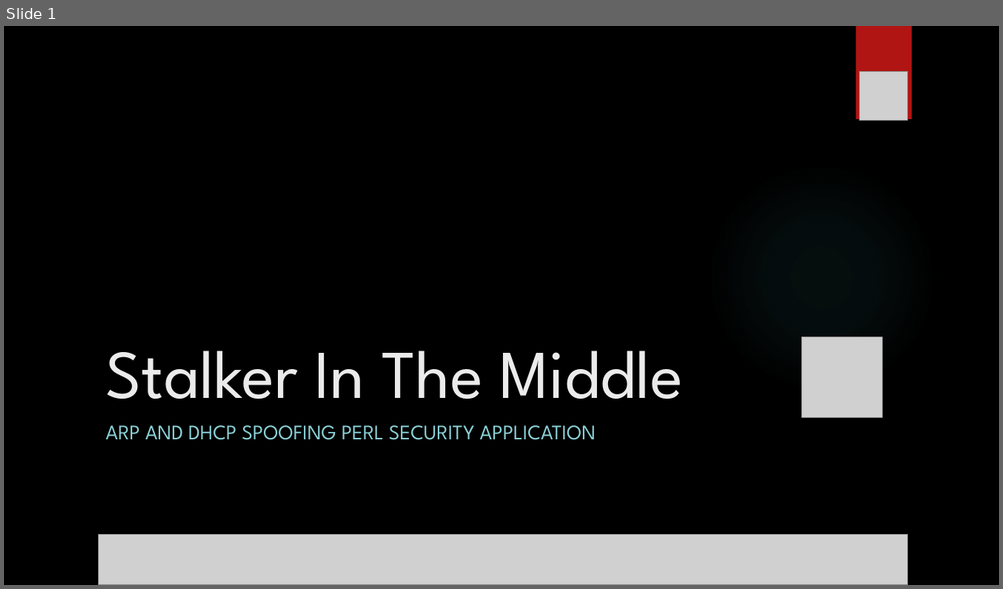
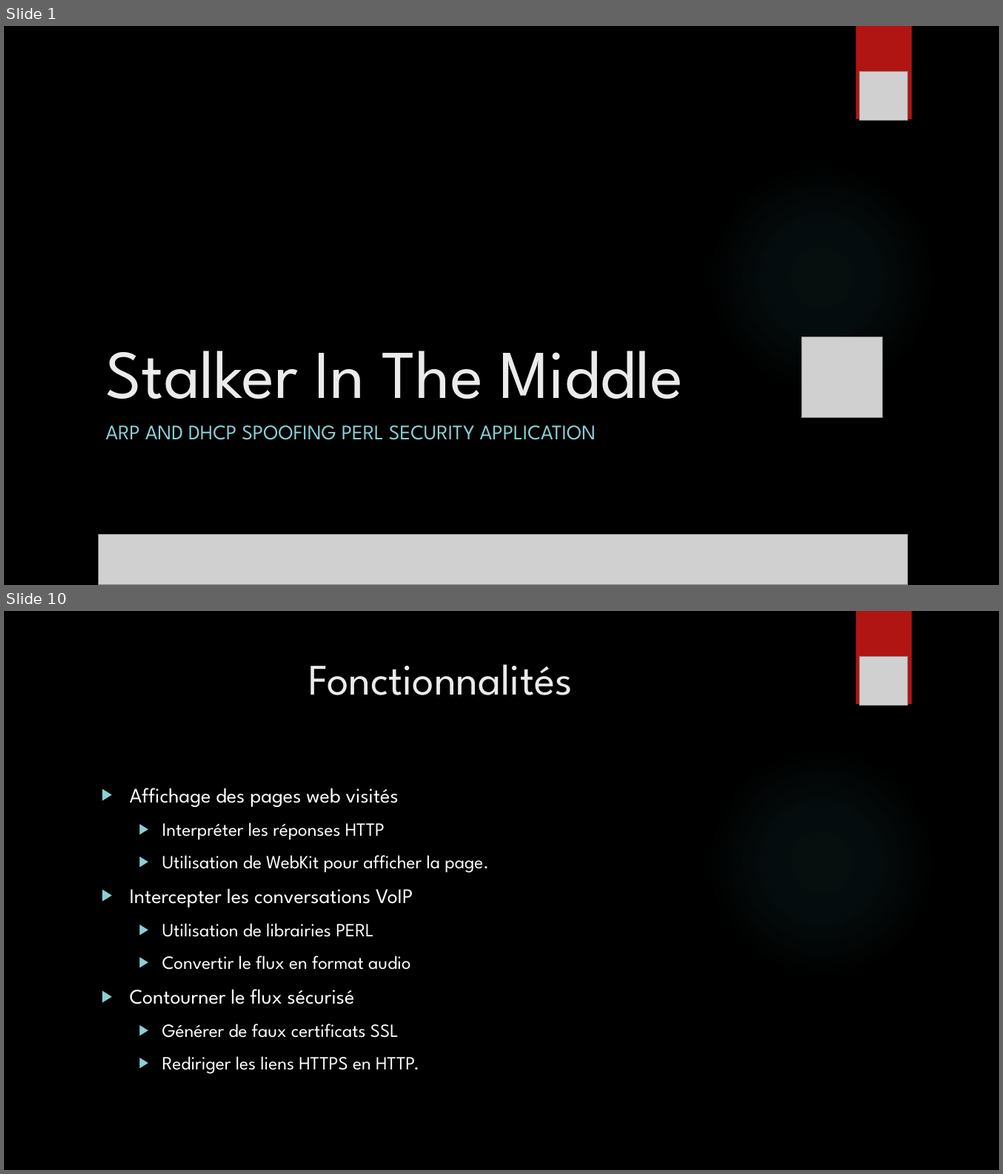
Before and after one commit to Inpeel/SITM, a slide deck: Avant-Projet/Stalker In The Middle.pptx. Shown one above the other, each under a label of ours: slide 1 before the commit, slides 1 and 10 after it; the slides between them are not shown. The pictures are 1003x589 and 1003x1174 pixels, drawn with LibreOffice and Linux fonts; fonts in the diff are those of the drawing; grey boxes stand for pictures; background and template pictures are left out. Boxes give left, top, right and bottom in pixels: in the first picture for what was removed or moved away, otherwise in the second. Text is boxed around its words. In the diff, an @@ line names an element or a change of style, - is before the commit and + after.

```diff
--- a/Avant-Projet/Stalker In The Middle.pptx
+++ b/Avant-Projet/Stalker In The Middle.pptx
@@ slide 10 added at bbox=[4, 611, 999, 1170], background picture (left out); not listed: 2 template elements that a slide beside it also shows @@
@@ title added at bbox=[308, 664, 572, 695], 42 pt, text #EBEBEB @@
+Fonctionnalités
@@ picture added at bbox=[859, 657, 908, 705] @@
@@ text added at bbox=[130, 788, 489, 1074], 18 pt, text #FFFFFF @@
+▶ Affichage des pages web visités
+  ▶ Interpréter les réponses HTTP
+  ▶ Utilisation de WebKit pour afficher la page.
+▶ Intercepter les conversations VoIP
+  ▶ Utilisation de librairies PERL
+  ▶ Convertir le flux en format audio
+▶ Contourner le flux sécurisé
+  ▶ Générer de faux certificats SSL
+  ▶ Rediriger les liens HTTPS en HTTP.
```
Also in this commit, not shown: 3 slides changed, 14 other slides added, 5 slides removed, 1 other file.
